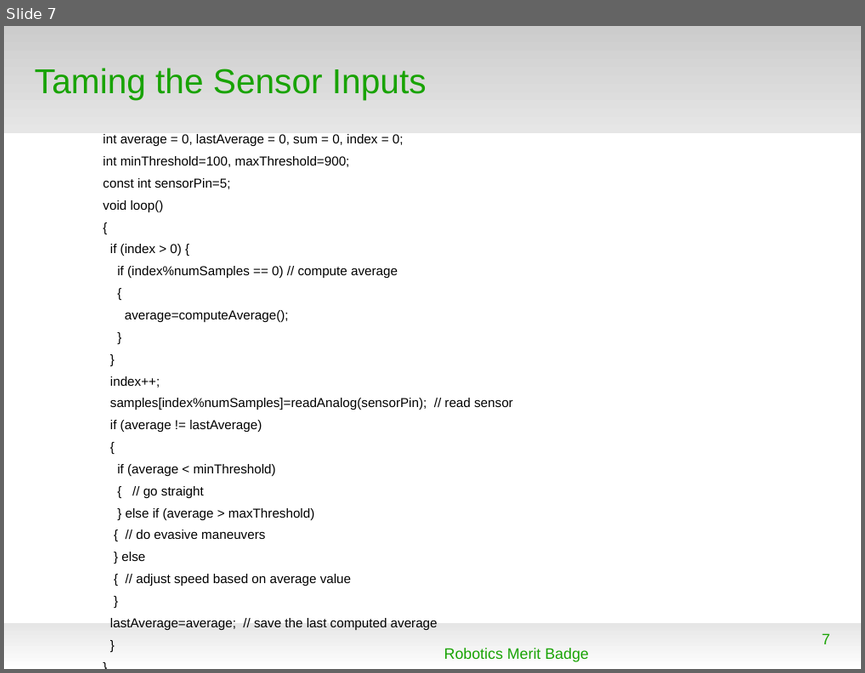
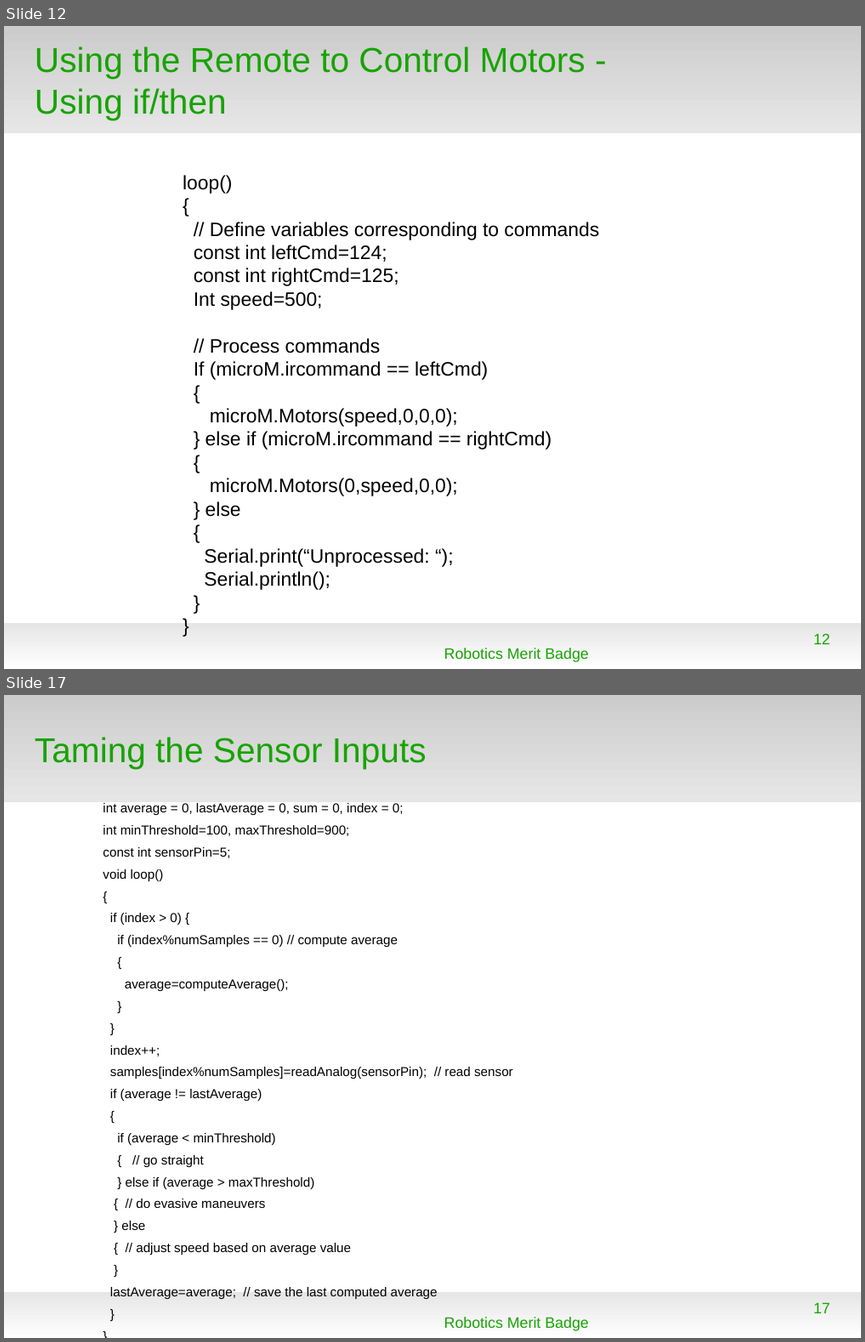
Before and after one commit to spiderman-2099/RoboticsMB, a slide deck: doc/RMB_Session3.odp. Shown one above the other, each under a label of ours: slide 7 before the commit, slides 12 and 17 after it; the slides between them are not shown. The pictures are 865x673 and 865x1342 pixels, drawn with LibreOffice and Linux fonts; fonts in the diff are those of the drawing; background and template pictures are left out. Boxes give left, top, right and bottom in pixels: in the first picture for what was removed or moved away, otherwise in the second. Text is boxed around its words. In the diff, an @@ line names an element or a change of style, - is before the commit and + after.

```diff
--- a/doc/RMB_Session3.odp
+++ b/doc/RMB_Session3.odp
@@ slide 12 added at box(4, 26, 861, 669), background #FFFFFF; not listed: 2 template elements that a slide beside it also shows @@
@@ title added at box(35, 46, 585, 120), 32 pt, text #18A303 @@
+Using the Remote to Control Motors -
+Using if/then
@@ text added at box(182, 175, 599, 590), 18 pt, text #000000 @@
+loop()
+{
+// Define variables corresponding to commands
+const int leftCmd=124;
+const int rightCmd=125;
+Int speed=500;
+// Process commands
+If (microM.ircommand == leftCmd)
+{
+microM.Motors(speed,0,0,0);
+} else if (microM.ircommand == rightCmd)
+{
+microM.Motors(0,speed,0,0);
+} else
+{
+Serial.print(“Unprocessed: “);
+Serial.println();
+}
+}
@@ page number added at box(813, 633, 830, 644), 14 pt, text #18A303 @@
+12
@@ text added at box(444, 647, 588, 662), 14 pt, text #18A303 @@
+Robotics Merit Badge
@@ what was slide 7 is now slide 17 @@
@@ page number at box(813, 1302, 830, 1313): text changed @@
-7
+17
```
Also in this commit, not shown: 4 slides changed, 9 other slides added, 2 other files.
